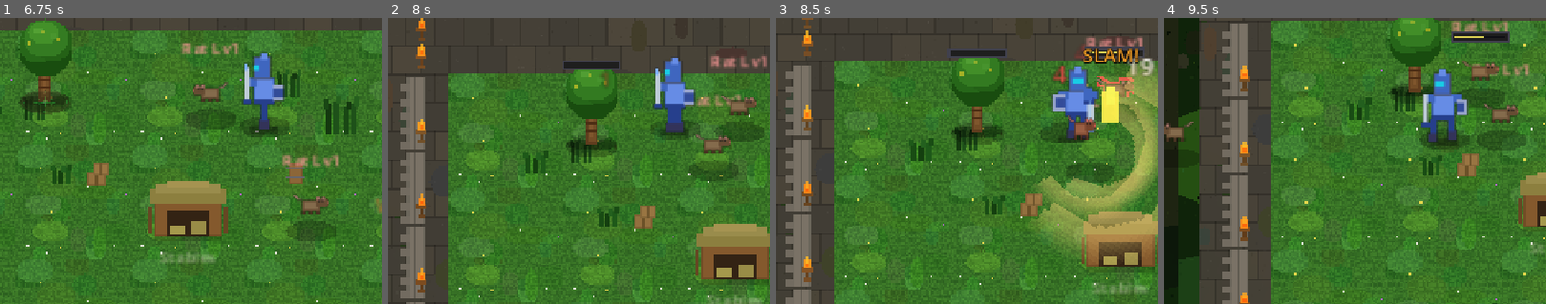
Above: before the commit, frames 1-4 (left to right).
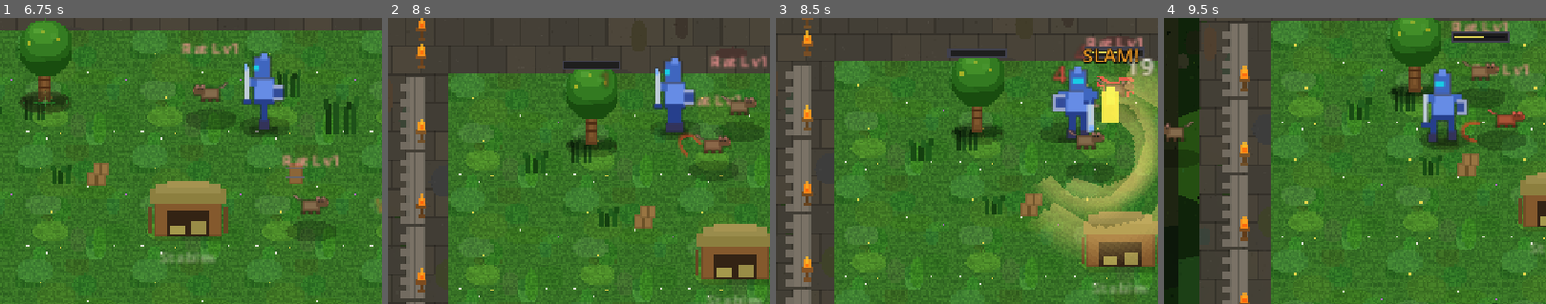
Above: after the commit, the same moments.

Repository: slxny/legends-open-rpg
Game: Godot game, scene res://scenes/main.tscn
Two runs of this game, one before a commit and one after it. Both use one fixed random seed, a clock stepped at 60 frames per second and the inputs below.
Inputs (mouse positions are % of the whole screen's width and height, from its top left):
- Up to frame 1 (6.75 s): tap Enter at 0.5 s; move the mouse to (72, 45) at 0.52 s; hold D (move_right) 0.53-1.25 s; hold Space (attack) 0.53-1.25 s; click (72, 45) at 0.67 s; tap Shift (dodge) every 1.5 s from 0.8 to 5.3 s; drag from (30, 55) to (45, 70) at 1.27 s; move the mouse to (7, 93) at 2.02 s; hold D (move_right) 2.03-2.75 s; hold Q (ability_1) 2.03-2.75 s; click (7, 93) at 2.17 s; drag from (45, 70) to (93, 21) at 2.77 s; move the mouse to (80, 65) at 3.52 s; hold A (move_left) 3.53-4.25 s; hold Space (attack) 3.53-4.25 s; drag from (20, 35) to (89, 94) at 4.27 s; move the mouse to (55, 50) at 5.02 s; hold S (move_down) 5.03-5.75 s; tap F (interact) at 5.1 s; click (55, 50) at 5.17 s; drag from (1, 65) to (50, 56) at 5.77 s; drag from (10, 44) to (60, 28) at 6.52 s
- Up to frame 2 (8 s): drag from (29, 96) to (75, 88) at 7.27 s
- Up to frame 3 (8.5 s): move the mouse to (58, 50) at 8.02 s; hold S (move_down) from 8.03 s (still down); hold Space (attack) from 8.03 s (still down); click (58, 50) at 8.17 s; tap Shift (dodge) at 8.3 s
- Up to frame 4 (9.5 s): release S (move_down) at 8.75 s; release Space (attack) at 8.75 s; drag from (2, 49) to (50, 50) at 8.77 s
The pictures show only the part of the screen within x 12-62%, y 31-81%; the shares and areas given below are measured in that part.

Frame 1 is identical in both runs. In frame 2, 0.2% of the frame differs, in the area x 75-83%, y 40-49%; in frame 3, 0.7%; in frame 4, 0.7%, in the area x 77-95%, y 30-44%.

Commit message:
v0.86.0: Combat overhaul — Phase 3.0a enemy telegraphs + momentum lifesteal
BIGGEST GAMEPLAY UPGRADE YET. Enemies no longer attack instantly.

- Phase 3.0a — enemy attack TELEGRAPH WIND-UP (0.35s anticipation
  before damage resolves).
  When _attack_timer drops past _WINDUP_SEC, _begin_attack_windup
  fires: sprite leans back (position offset along -dir from target),
  squashes to 1.18 x 0.85, modulates to warning red 1.6/0.55/0.4,
  and a thin red ground arc (slash_arc texture, scale length/70 x
  0.30, alpha 0.5 → 0.9 over windup) grows toward the target.
  When _attack_timer hits 0, _end_attack_windup snaps the sprite back
  to base scale + Color.WHITE + Vector2.ZERO offset over 0.09s and
  clears the telegraph arc.
  Staggered enemies fire _cancel_attack_windup via _on_stagger_
  requested — wind-up dies cleanly with no damage applied.

- Phase 2.x — LIFESTEAL AT HIGH MOMENTUM.
  Every confirmed hit while HEATED restores +2 HP. FRENZY: +4 HP.
  _on_hit_resolved_for_momentum reads MomentumComponent.current_
  threshold_name and increments stats.current_hp (clamped at max_hp).
  Sustains aggressive play; small enough that you still pick fights.

- Skilled players can now perfect-dodge incoming attacks during the
  visible wind-up, or land heavy hits to cancel them entirely. This
  is the moment enemy combat becomes a real dance instead of a one-
  sided punching bag.

Headless: smoke all PASS, parse clean. Grep guard CLEAN.

Co-Authored-By: Claude Opus 4.7 (1M context) <noreply@anthropic.com>

Diff:
--- a/scenes/enemies/enemy.gd
+++ b/scenes/enemies/enemy.gd
@@ -108,6 +108,14 @@
 # Killing blow info for death animation selection
 var _last_hit_was_crit: bool = false
 var _overkill_ratio: float = 0.0
+# Phase 3.0a — enemy attack telegraph. Tracks whether the wind-up visual
+# has fired for the current attack cycle. The actual damage still applies
+# when _attack_timer hits 0; this just adds a visible anticipation phase
+# so the player can read incoming attacks and dodge / counter.
+const _WINDUP_SEC: float = 0.35
+var _windup_started: bool = false
+var _windup_tween: Tween = null
+var _telegraph_arc: Sprite2D = null
 # Phase 1B.6b — visual hit-reaction component. Created in _ready, profile
 # selected from enemy tier (mini_boss / heavy sprites → tougher reaction
 # tier). Knockback/stagger emissions are intentionally NOT connected this
@@ -688,8 +696,15 @@
 	move_and_slide()
 
 	_attack_timer -= delta
+	# Phase 3.0a — telegraph wind-up. As the attack timer drops past
+	# _WINDUP_SEC, fire the anticipation visual so the player can read it.
+	if not _windup_started and _attack_timer <= _WINDUP_SEC and _attack_timer > 0.0:
+		_windup_started = true
+		_begin_attack_windup()
 	if _attack_timer <= 0:
 		_attack_timer = attack_cooldown
+		_windup_started = false
+		_end_attack_windup()
 		# Only deal damage if still close enough to actually hit
 		var hit_range_sq = stats.attack_range * stats.attack_range * 2.25  # 1.5x range
 		if dist_sq <= hit_range_sq and target.has_method("take_damage"):
@@ -3238,8 +3253,91 @@
 	# resume (plan corr. 10: don't blindly restore prior state).
 	if current_state == State.ATTACK:
 		_attack_timer = attack_cooldown * 0.5
+	# Phase 3.0a — cancel any in-flight attack wind-up so a staggered
+	# enemy doesn't keep their telegraph mid-air.
+	if _windup_started:
+		_windup_started = false
+		_cancel_attack_windup()
 	if HitStopController != null and duration_ms > 0:
 		HitStopController.freeze_target(self, duration_ms, 1)  # VICTIM
+
+
+# Phase 3.0a — enemy attack telegraph.
+# Anticipation: sprite squashes + tilts back, red modulate tint, brief
+# floor arc towards the target. Lasts roughly _WINDUP_SEC before damage
+# resolves. Skilled players can dodge / interrupt during this window.
+func _begin_attack_windup() -> void:
+	if _is_dead or not is_instance_valid(sprite):
+		return
+	# Kill any leftover wind-up tween.
+	if _windup_tween != null and _windup_tween.is_valid():
+		_windup_tween.kill()
+	# Wind-up pose: lean back + warning red tint + squash.
+	var back_dir: Vector2 = Vector2.RIGHT
+	if is_instance_valid(target):
+		back_dir = (global_position - target.global_position).normalized()
+	_windup_tween = sprite.create_tween().set_parallel(true)
+	_windup_tween.tween_property(sprite, "scale", Vector2(1.18, 0.85), _WINDUP_SEC * 0.75)
+	_windup_tween.tween_property(sprite, "modulate", Color(1.6, 0.55, 0.4), _WINDUP_SEC * 0.6)
+	_windup_tween.tween_property(sprite, "position", back_dir * 4.0, _WINDUP_SEC * 0.8)
+	# Floor arc telegraph (red) pointing toward target.
+	if is_instance_valid(target):
+		_spawn_telegraph_arc(target.global_position)
+
+
+# Striking phase: snap forward, normal colour. _end_attack_windup runs
+# even if the strike misses (range check fails), so visuals always reset.
+func _end_attack_windup() -> void:
+	if not is_instance_valid(sprite):
+		return
+	if _windup_tween != null and _windup_tween.is_valid():
+		_windup_tween.kill()
+	var t := sprite.create_tween().set_parallel(true)
+	t.tween_property(sprite, "scale", _base_scale, 0.09)
+	t.tween_property(sprite, "modulate", Color.WHITE, 0.10)
+	t.tween_property(sprite, "position", Vector2.ZERO, 0.09)
+	_clear_telegraph_arc()
+
+
+# Cancel: restore the sprite immediately (no strike happens).
+func _cancel_attack_windup() -> void:
+	if _windup_tween != null and _windup_tween.is_valid():
+		_windup_tween.kill()
+	if is_instance_valid(sprite):
+		sprite.scale = _base_scale
+		sprite.modulate = Color.WHITE
+		sprite.position = Vector2.ZERO
+	_clear_telegraph_arc()
+
+
+func _spawn_telegraph_arc(toward_pos: Vector2) -> void:
+	var tex = SpriteGenerator.get_texture("slash_arc")
+	if tex == null:
+		tex = SpriteGenerator.get_texture("ring_flash")
+	if tex == null:
+		return
+	_clear_telegraph_arc()
+	_telegraph_arc = Sprite2D.new()
+	_telegraph_arc.texture = tex
+	_telegraph_arc.texture_filter = CanvasItem.TEXTURE_FILTER_NEAREST
+	var to_t: Vector2 = toward_pos - global_position
+	if to_t.length() < 1.0:
+		return
+	_telegraph_arc.global_position = global_position + to_t.normalized() * (to_t.length() * 0.55)
+	_telegraph_arc.rotation = to_t.angle()
+	# Thin red bar that grows over the wind-up.
+	_telegraph_arc.scale = Vector2(to_t.length() / 70.0, 0.30)
+	_telegraph_arc.modulate = Color(1.5, 0.2, 0.2, 0.5)
+	_telegraph_arc.z_index = -1  # on the ground beneath sprites
+	_get_world_node().add_child(_telegraph_arc)
+	var t := _telegraph_arc.create_tween()
+	t.tween_property(_telegraph_arc, "modulate:a", 0.9, _WINDUP_SEC * 0.7).set_trans(Tween.TRANS_QUAD).set_ease(Tween.EASE_IN)
+
+
+func _clear_telegraph_arc() -> void:
+	if _telegraph_arc != null and is_instance_valid(_telegraph_arc):
+		_telegraph_arc.queue_free()
+	_telegraph_arc = null
 
 
 # Plan corr. 10: after stagger, re-evaluate state from CURRENT conditions
--- a/scenes/player/player.gd
+++ b/scenes/player/player.gd
@@ -4041,6 +4041,18 @@
 	if is_instance_valid(result.event.victim):
 		vpos = result.event.victim.global_position
 	_momentum.on_hit_landed(result.event.attack_id, bool(result.was_crit), vpos)
+	# Phase 2.x — lifesteal at high momentum. HEATED restores 2 HP per
+	# confirmed hit; FRENZY restores 4. Sustains aggressive play but stays
+	# small enough that you still have to choose your fights.
+	if _momentum.has_method("current_threshold_name"):
+		var thr: StringName = _momentum.current_threshold_name()
+		var heal_amt: int = 0
+		if thr == &"frenzy":
+			heal_amt = 4
+		elif thr == &"heated":
+			heal_amt = 2
+		if heal_amt > 0 and "current_hp" in stats and "max_hp" in stats:
+			stats.current_hp = min(int(stats.max_hp), int(stats.current_hp) + heal_amt)
 	# Kill grant + kill-chain auto-retarget (Phase 2.10).
 	if bool(result.was_lethal):
 		_momentum.on_kill()
--- a/scenes/ui/changelog_dialog.gd
+++ b/scenes/ui/changelog_dialog.gd
@@ -9,9 +9,21 @@
 var _is_visible: bool = false
 var _is_mobile: bool = false
 
-const GAME_VERSION := "v0.85.5"
+const GAME_VERSION := "v0.86.0"
 
 const CHANGELOG: Array[Dictionary] = [
+	{
+		"version": "v0.86.0",
+		"title": "Combat overhaul — Phase 3.0a enemy attack telegraphs + momentum lifesteal",
+		"date": "2026-06-15",
+		"entries": [
+			"BIGGEST GAMEPLAY UPGRADE YET. Enemies no longer attack instantly — every melee attack now has a 0.35 s anticipation phase before the strike resolves.",
+			"During wind-up the enemy sprite leans back, squashes (1.18 × 0.85 scale), turns warning red, and a thin red ground arc grows toward you showing the strike path. Plenty of time to dodge or interrupt with a heavy hit.",
+			"Staggering an enemy mid-wind-up cancels the strike entirely — no damage. This is the moment perfect-dodge and dodge-time become real skills, not just reaction reflexes.",
+			"LIFESTEAL AT HIGH MOMENTUM: every confirmed hit while HEATED restores +2 HP; while FRENZY, +4 HP. Aggressive play actively sustains you. Encourages keeping the combo going instead of disengaging to heal.",
+			"Internal: enemy.gd's _process_attack now splits into anticipation → strike → recovery via _WINDUP_SEC threshold check on the existing _attack_timer. _begin/_end/_cancel_attack_windup helpers manage sprite tween + ground telegraph arc. Cancel hook wired to stagger so staggered enemies drop their wind-up cleanly. Lifesteal: _on_hit_resolved_for_momentum reads MomentumComponent.current_threshold_name and increments stats.current_hp.",
+		]
+	},
 	{
 		"version": "v0.85.5",
 		"title": "Combat overhaul — Phase 2.12 combat pickups (momentum / health / cooldown orbs)",
